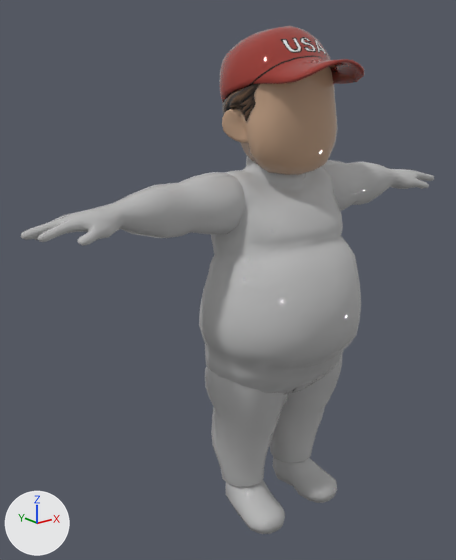
Before and after pictures for a commit that changed the FBX model Assets/Arts/Characters/PC/PC_M_Fat/PC_M_Fat_Skin.fbx.
Before and after are seen from a 50 mm lens placed at (-1.73, -1.8, 1.81), pointed at (-0.17, 0.14, 1.04). Every picture has the same lights, and +X, +Y and +Z are marked at lower left. The first picture is the older version. Where no turn or scale is listed for an object, it has been applied to the vertices.

Names of what the first picture shows: 'PC_M_Arm_Fatw', 'PC_M_Body_Fat', 'PC_M_Hair_Fat', 'PC_M_Head_Fat', 'PC_M_Leg_Fat'.
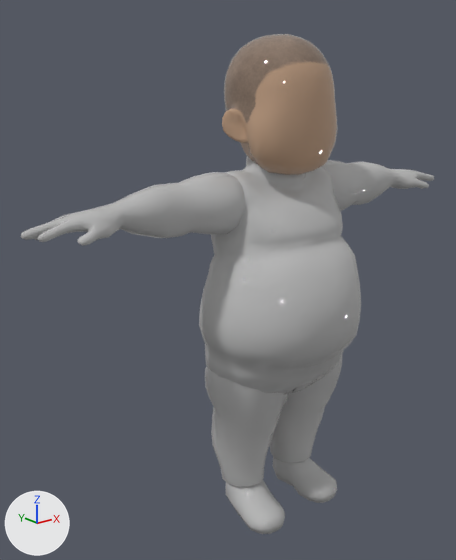
Where the newer file only moved an object's origin or applied its transform, the numbers keep the older frame.

Location of each change, (x1, y1, x2, y2) in pixels of the pictures (456 x 560 px):
'PC_M_Hair_Fat', deleted (brown): before (219, 26, 364, 122)

Edits to the bpy script that builds the scene:
```text
Remove ob_pc_m_hair_fat:
    ob_pc_m_hair_fat = bpy.data.objects.new('PC_M_Hair_Fat', me_mesh_003)
    ob_pc_m_hair_fat.location = (0.0, 0.054, 1.531)
```
